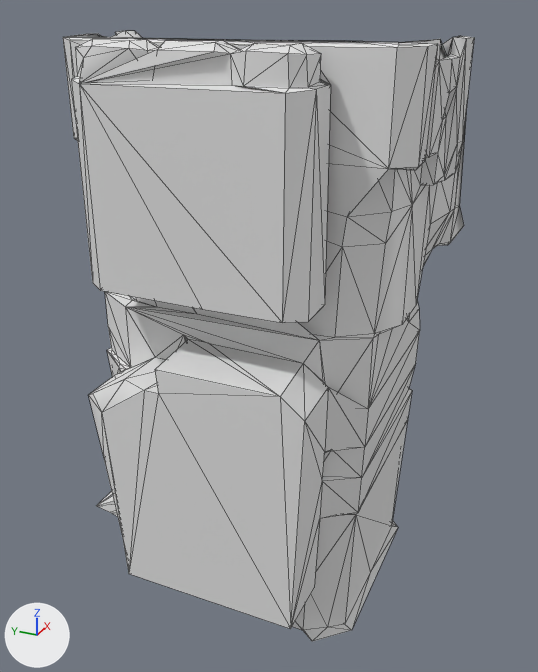
The OBJ model src/main/resources/assets/kn8/meshes/aoi/leg_left.obj, before and after one commit.
Before and after are seen from a camera (50 mm lens) standing at (-0.676, -0.255, 0.99) and looking at (-0.112, -0.001, 0.708). Lighting does not change. The marker at lower left points along +X, +Y and +Z. The first picture is the older version. Mesh edges are drawn as thin lines. Where no turn or scale is listed for an object, it has been applied to the vertices. Vertices at exactly the same position are counted once.

Script lines for the objects in view, before the commit:
```python
me_leg_left = bpy.data.meshes.new('leg_left')
me_leg_left.from_pydata(...)  # 495 vertices, 981 faces; spans x -0.264..0.039, y -0.154..0.181, z 0.476..0.965
ob_leg_left = bpy.data.objects.new('leg_left', me_leg_left)
ob_leg_left.location = (0.0, 0.0, 0.0)
```
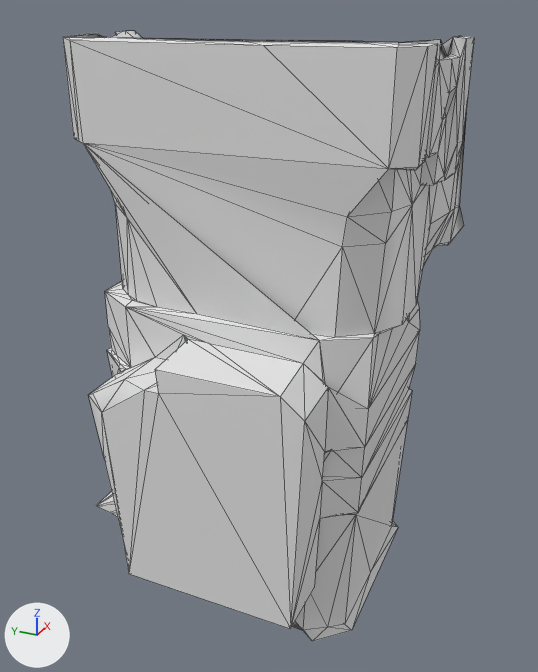
What differs and where, as boxes [x1, y1, x2, y2] in the pictures (538 x 672 px):
part 1 of me_leg_left, deleted: before [71, 38, 331, 323]

The change, as a list of edits to the scene's bpy script:
```text
Change me_leg_left:
    used by ob_leg_left; location = (0.0, 0.0, 0.0)
    remove me_leg_left.from_pydata(...)  # 495 vertices, 981 faces; spans x -0.264..0.039, y -0.154..0.181, z 0.476..0.965
    add me_leg_left.from_pydata(...)  # 425 vertices, 845 faces; spans x -0.264..0.039, y -0.154..0.181, z 0.476..0.965
    me_leg_left part 1: the loose piece of 70 vertices spanning x -0.255..-0.216, y -0.091..0.087, z 0.79..0.964 is deleted
    other edits to the shape of me_leg_left do not show in these pictures
```
